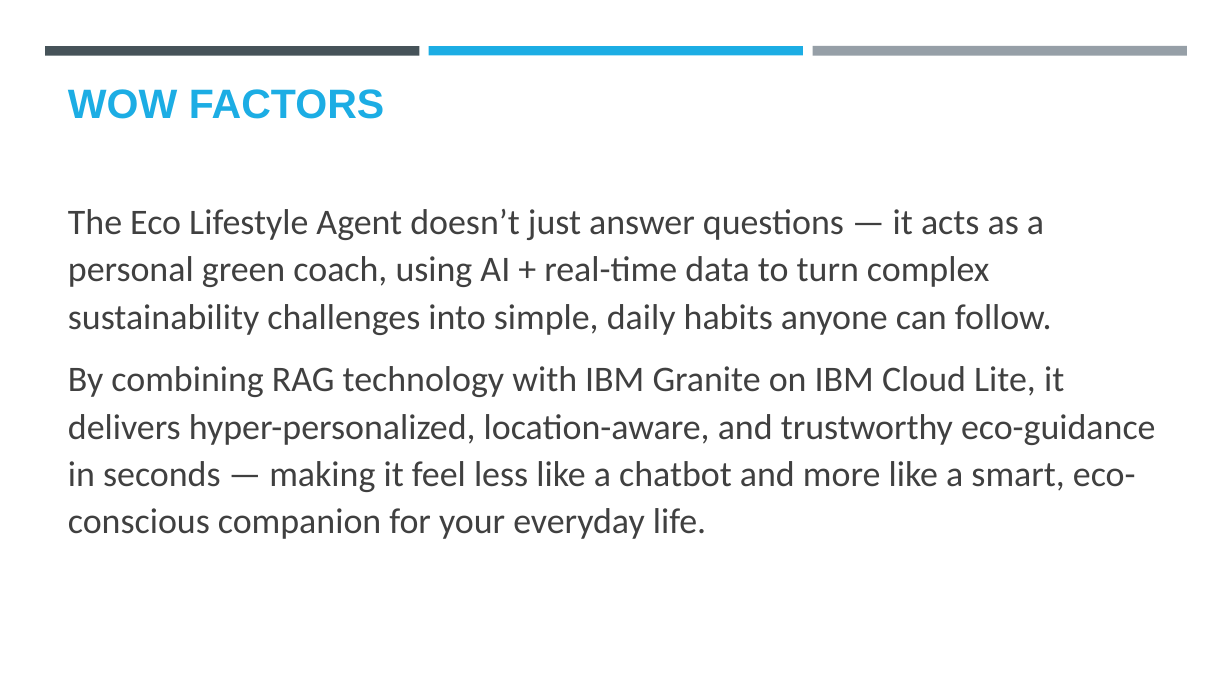
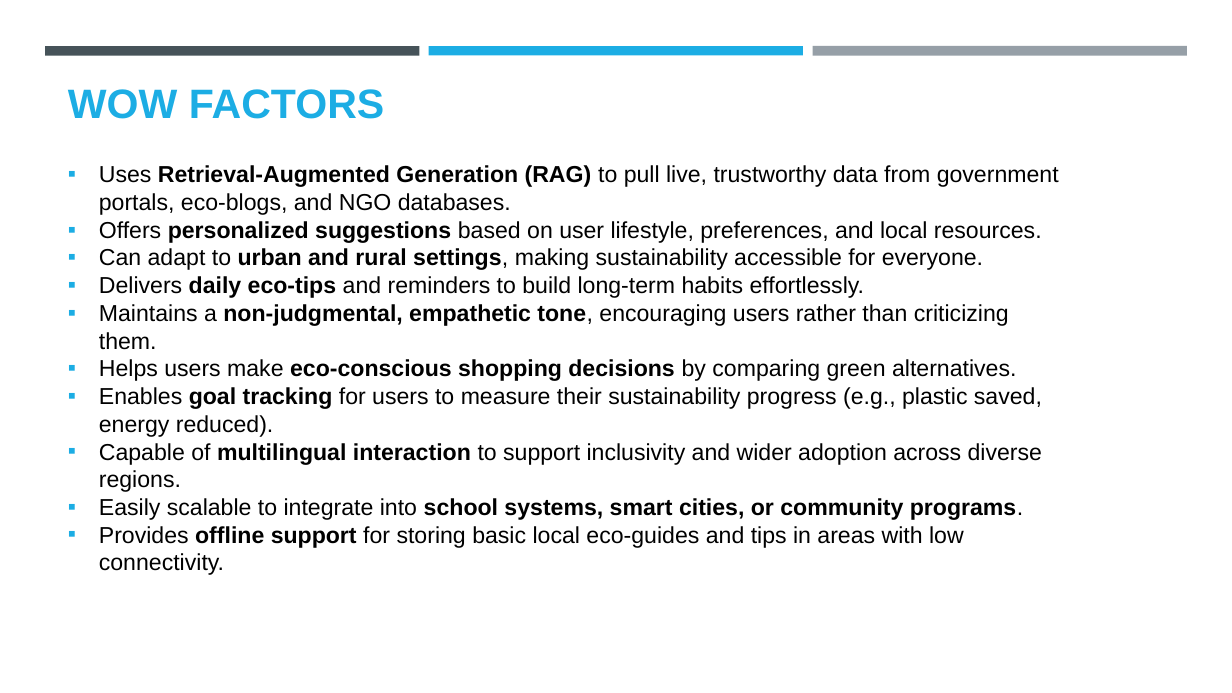
Before and after one commit to Shreyayadav111/ECO_AGENT, a slide deck: slide 6 of ECO_LIFESTYLE(SHREYA YADAV).pptx. Drawn at 1232x693 pixels with LibreOffice and Linux fonts; fonts in the diff are those of the drawing; background and template pictures are left out. Boxes give left, top, right and bottom in pixels: in the first picture for what was removed or moved away, otherwise in the second. Text is boxed around its words. In the diff, an @@ line names an element or a change of style, - is before the commit and + after.

```diff
--- a/ECO_LIFESTYLE(SHREYA YADAV).pptx
+++ b/ECO_LIFESTYLE(SHREYA YADAV).pptx
@@ text added at (99, 165, 1059, 575), 18 pt, text #000000 @@
+▪ Uses Retrieval-Augmented Generation (RAG) to pull live, trustworthy data from government portals, eco-blogs, and NGO databases.
+▪ Offers personalized suggestions based on user lifestyle, preferences, and local resources.
+▪ Can adapt to urban and rural settings, making sustainability accessible for everyone.
+▪ Delivers daily eco-tips and reminders to build long-term habits effortlessly.
+▪ Maintains a non-judgmental, empathetic tone, encouraging users rather than criticizing them.
+▪ Helps users make eco-conscious shopping decisions by comparing green alternatives.
+▪ Enables goal tracking for users to measure their sustainability progress (e.g., plastic saved, energy reduced).
+▪ Capable of multilingual interaction to support inclusivity and wider adoption across diverse regions.
+▪ Easily scalable to integrate into school systems, smart cities, or community programs.
+▪ Provides offline support for storing basic local eco-guides and tips in areas with low connectivity.
@@ text removed at (68, 209, 1156, 539) @@
-The Eco Lifestyle Agent doesn’t just answer questions — it acts as a personal green coach, using AI + real-time data to turn complex sustainability challenges into simple, daily habits anyone can follow.
-By combining RAG technology with IBM Granite on IBM Cloud Lite, it delivers hyper-personalized, location-aware, and trustworthy eco-guidance in seconds — making it feel less like a chatbot and more like a smart, eco-conscious companion for your everyday life.
```
Also in this commit, not shown: 8 other slides changed, 5 slides added, 5 slides removed, 1 other file.
